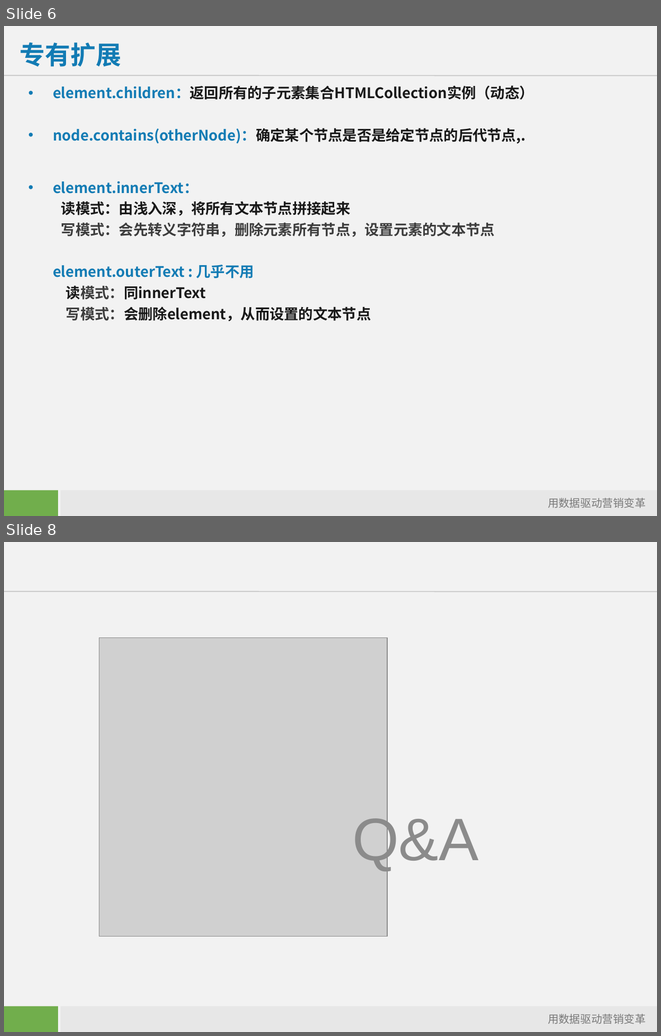
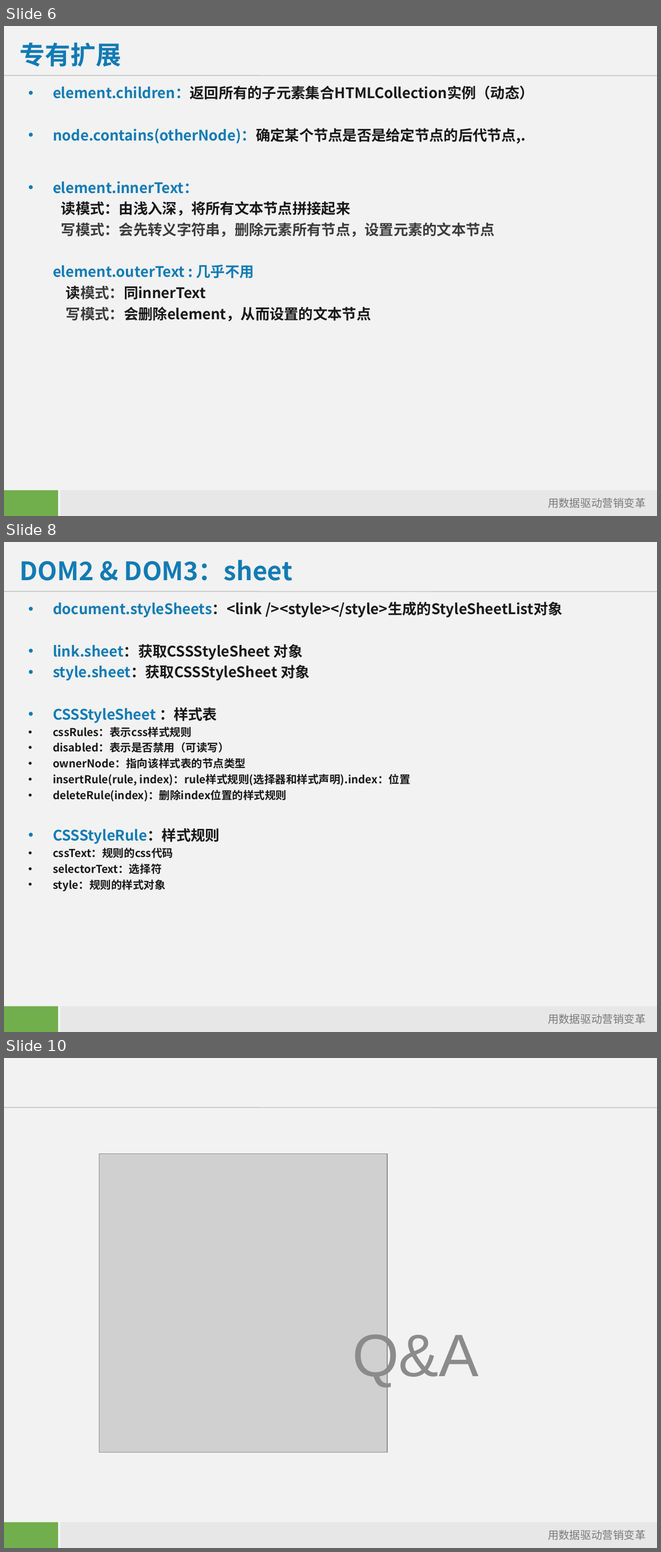
Before and after one commit to starzou/dom-edge, a slide deck: doc/DOM及其应用-DOM-API扩展.ppt. Shown one above the other, each under a label of ours: slides 6 and 8 before the commit, slides 6, 8 and 10 after it; the slides between them are not shown. The pictures are 661x1036 and 661x1552 pixels, drawn with LibreOffice and Linux fonts; fonts in the diff are those of the drawing; grey boxes stand for pictures; background and template pictures are left out. Boxes give left, top, right and bottom in pixels: in the first picture for what was removed or moved away, otherwise in the second. Text is boxed around its words. In the diff, an @@ line names an element or a change of style, - is before the commit and + after.

```diff
--- a/doc/DOM及其应用-DOM-API扩展.ppt
+++ b/doc/DOM及其应用-DOM-API扩展.ppt
@@ slide 8 added at (4, 542, 657, 1032), background #F2F2F2; not listed: 4 template elements that a slide beside it also shows @@
@@ title added at (20, 559, 292, 581), 28 pt, text #127BB4, bold @@
+DOM2 & DOM3：sheet
@@ text added at (53, 601, 562, 891), 12 pt, text #181818, bold @@
+• document.styleSheets：<link /><style></style>生成的StyleSheetList对象
+• link.sheet：获取CSSStyleSheet 对象
+• style.sheet：获取CSSStyleSheet 对象
+• CSSStyleSheet ：样式表
+• cssRules：表示css样式规则
+• disabled：表示是否禁用（可读写）
+• ownerNode：指向该样式表的节点类型
+• insertRule(rule, index)：rule样式规则(选择器和样式声明).index：位置
+• deleteRule(index)：删除index位置的样式规则
+• CSSStyleRule：样式规则
+• cssText：规则的css代码
+• selectorText：选择符
+• style：规则的样式对象
@@ what was slide 8 is now slide 10 @@
```
Also in this commit, not shown: 1 slide changed, 2 other slides added, 1 slide removed, 3 other files.
